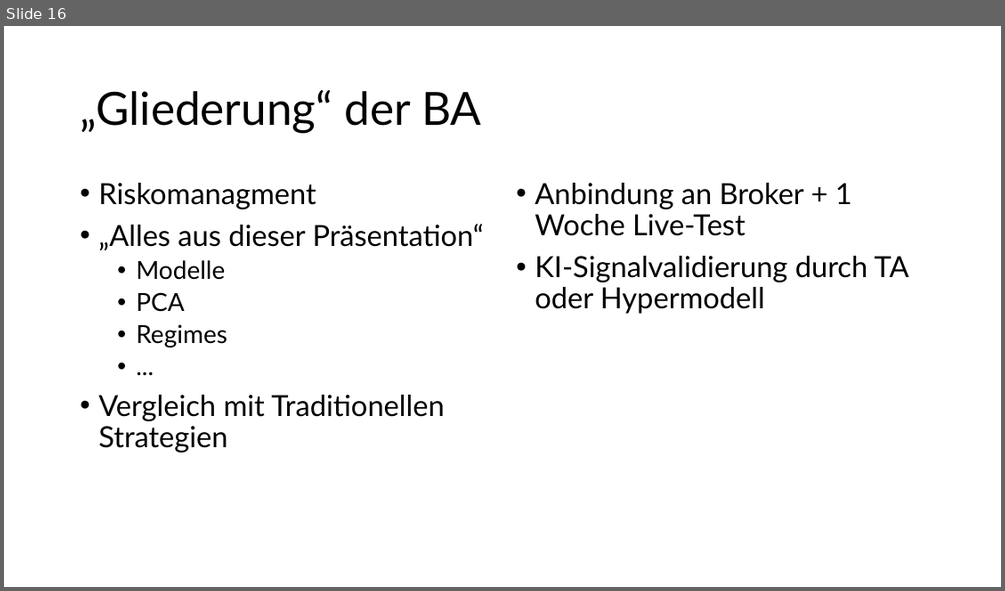
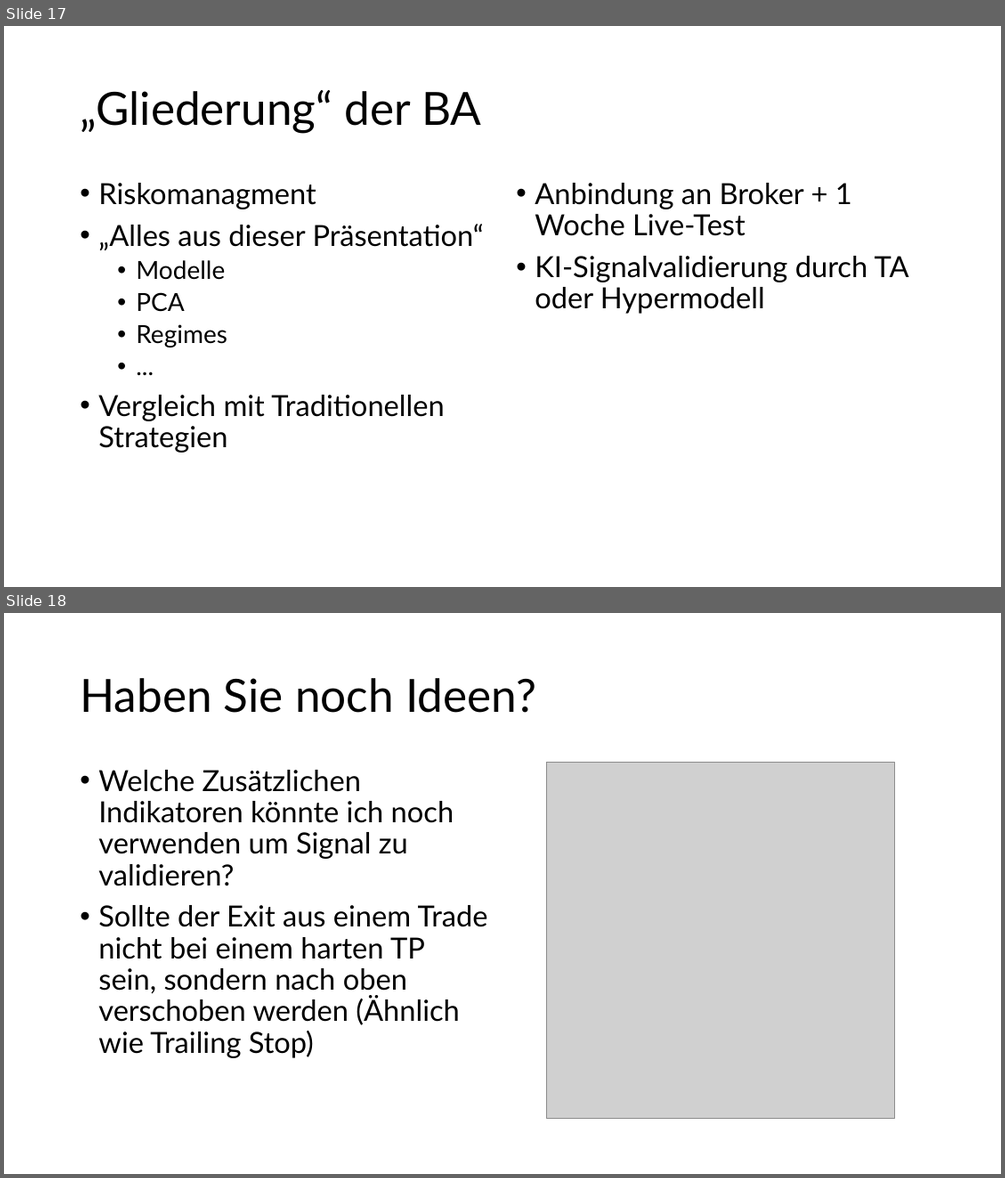
Before and after one commit to becker-freelancing/trading-strategies-implementations, a slide deck: Bachelor_aktueller_stand.pptx. Shown one above the other, each under a label of ours: slide 16 before the commit, slides 17 and 18 after it. The pictures are 1005x591 and 1005x1178 pixels, drawn with LibreOffice and Linux fonts; fonts in the diff are those of the drawing; grey boxes stand for pictures. Boxes give left, top, right and bottom in pixels: in the first picture for what was removed or moved away, otherwise in the second. Text is boxed around its words. In the diff, an @@ line names an element or a change of style, - is before the commit and + after.

```diff
--- a/Bachelor_aktueller_stand.pptx
+++ b/Bachelor_aktueller_stand.pptx
@@ slide 18 added at <box>4,613,1001,1174</box>, background #FFFFFF @@
@@ title added at <box>80,678,536,713</box>, 44 pt, text #000000 @@
+Haben Sie noch Ideen?
@@ text added at <box>98,770,488,1058</box>, 28 pt, text #000000 @@
+• Welche Zusätzlichen Indikatoren könnte ich noch verwenden um Signal zu validieren?
+• Sollte der Exit aus einem Trade nicht bei einem harten TP sein, sondern nach oben verschoben werden (Ähnlich wie Trailing Stop)
@@ picture added at <box>547,763,895,1119</box> @@
@@ what was slide 16 is now slide 17 @@
```
Also in this commit, not shown: 1 slide changed, 3 other slides added.
